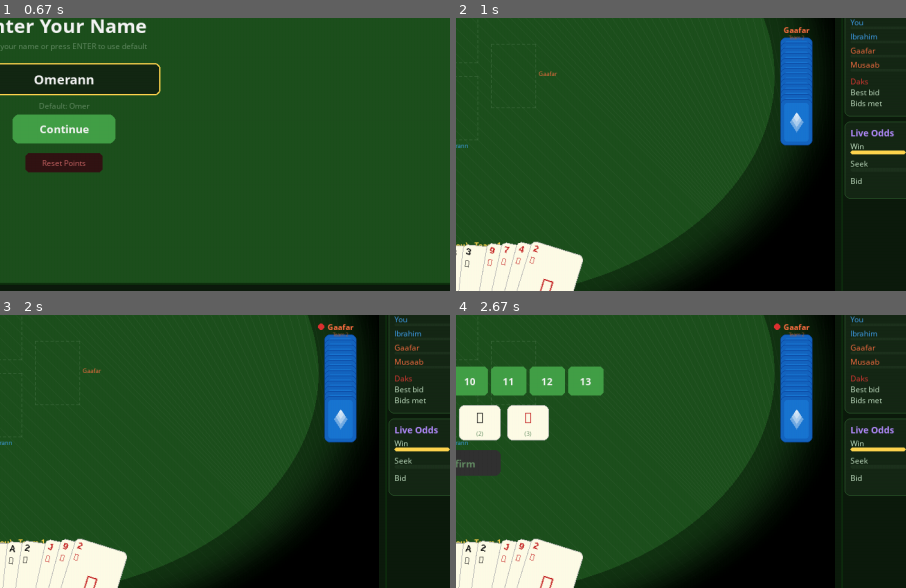
Above: before the commit, frames 1-4 (two rows, left to right).
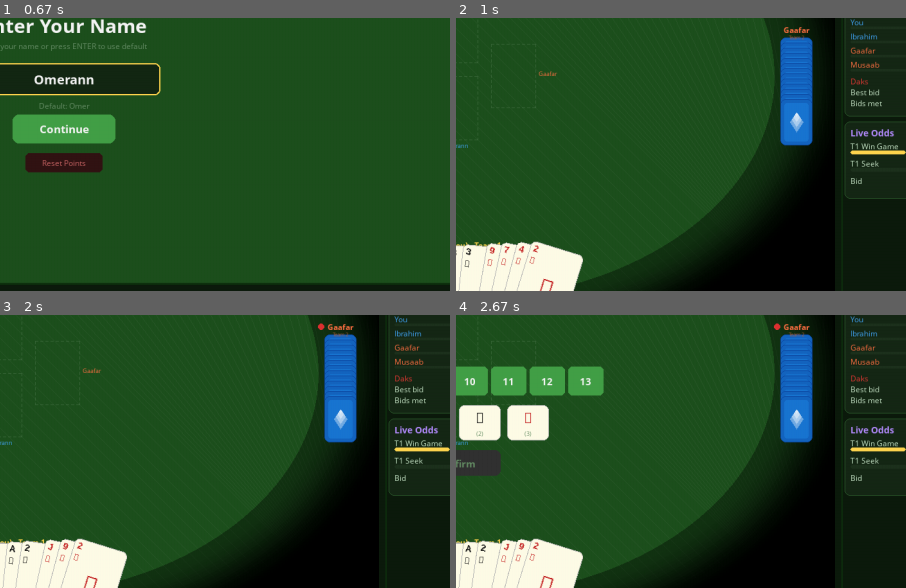
Above: after the commit, the same moments.

Repository: aamagzoub/engineering-intelligence
Game: pygame game, started from gui_pygame/main.py
The game is run twice, just before and just after one commit, with the same random seed, the same clock (stepped at 60 frames per second) and the same inputs.
Inputs (mouse positions are % of the whole screen's width and height, from its top left):
- Up to frame 1 (0.67 s): type "ann" at 0.33 s
- Up to frame 2 (1 s): tap Enter at 0.67 s; click "▶ Start Game" at 0.93 s
- Up to frame 3 (2 s): click "Restart Game" at 1.27 s; click "Continue" at 1.6 s; tap Enter at 1.88 s
- Up to frame 4 (2.67 s): click (45, 76) at 2.27 s; click (47, 33) at 2.6 s
The pictures show only the part of the screen within x 43-93%, y 39-89%; the shares and areas given below are measured in that part.

Frame 1 is identical in both runs. In frame 2, 0.2% of the frame differs, in the area x 87-99%, y 45-55%; in frame 3, 0.2%; in frame 4, 0.2%.

Commit message:
Clarify panel labels: show team/player names in odds and stats

Diff:
--- a/gui_pygame/game_screen.py
+++ b/gui_pygame/game_screen.py
@@ -858,6 +858,10 @@
         bid_met = self.team_tricks[playing_team] >= self.bid_value
         if bid_met:
             self._game_stats["bids_met"] += 1
+            if playing_team == 0:
+                self._game_stats["bids_met_t1"] = self._game_stats.get("bids_met_t1", 0) + 1
+            else:
+                self._game_stats["bids_met_t2"] = self._game_stats.get("bids_met_t2", 0) + 1
             self._stat_highlight_timers["bids_met"] = 30
 
         # Award player points.
@@ -1790,14 +1794,17 @@
 
         # Best bid + bids met (always shown).
         highest_bid = stats.get("highest_bid", 0)
-        bid_text = str(highest_bid) if highest_bid > 0 else "-"
+        bidder = stats.get("highest_bidder")
+        bidder_name = DISPLAY_NAMES.get(bidder, "") if bidder is not None else ""
+        bid_text = f"{highest_bid} ({bidder_name})" if highest_bid > 0 else "-"
         self._draw_stat_row(panel_x, pad + 4, panel_w, y, label_font, value_font,
                             "Best bid", bid_text, TEXT_LIGHT)
         y += 17
 
-        bids_met = stats.get("bids_met", 0)
+        bids_met_t1 = stats.get("bids_met_t1", 0)
+        bids_met_t2 = stats.get("bids_met_t2", 0)
         shotas_played = stats.get("shotas_played", 0)
-        met_text = f"{bids_met}/{shotas_played}" if shotas_played > 0 else "-"
+        met_text = f"T1:{bids_met_t1} T2:{bids_met_t2}" if shotas_played > 0 else "-"
         if "bids_met" in self._stat_highlight_timers:
             a = int(100 * (self._stat_highlight_timers["bids_met"] / 30.0))
             hl = pygame.Surface((inner_w - 8, 17), pygame.SRCALPHA)
@@ -1842,8 +1849,10 @@
         # Win probability bar.
         bar_x = panel_x + pad + 4
         bar_w = inner_w - 8
-        self.screen.blit(label_font.render("Win", True, TEXT_LIGHT), (bar_x, py))
-        pct_surf = value_font.render(f"{win_prob:.0f}%", True, TEAM1_BLUE)
+        win_label = "T1 Win Game" if win_prob >= 50 else "T2 Win Game"
+        win_display_color = TEAM1_BLUE if win_prob >= 50 else TEAM2_ORANGE
+        self.screen.blit(label_font.render(win_label, True, TEXT_LIGHT), (bar_x, py))
+        pct_surf = value_font.render(f"{win_prob:.0f}%", True, win_display_color)
         self.screen.blit(pct_surf, (panel_x + panel_w - pad - 4 - pct_surf.get_width(), py))
         py += 15
         pygame.draw.rect(self.screen, (30, 50, 30), (bar_x, py, bar_w, 6), border_radius=3)
@@ -1868,10 +1877,10 @@
             if self.team_tricks[0] == 0 and self.team_tricks[1] >= 6:
                 t2_seek = min(95, (self.team_tricks[1] / 13.0) ** 3 * 100)
         seek_prob = max(t1_seek, t2_seek)
-        seek_team_label = "T1" if t1_seek >= t2_seek else "T2"
+        seek_team_label = "T1 Seek" if t1_seek >= t2_seek else "T2 Seek"
         seek_color = TEAM1_BLUE if t1_seek >= t2_seek else TEAM2_ORANGE
 
-        self.screen.blit(label_font.render("Seek", True, TEXT_LIGHT), (bar_x, py))
+        self.screen.blit(label_font.render(seek_team_label, True, TEXT_LIGHT), (bar_x, py))
         seek_text = f"{seek_prob:.0f}%" if seek_prob > 0 else "-"
         sk_surf = value_font.render(seek_text, True, seek_color if seek_prob > 0 else TEXT_LIGHT)
         self.screen.blit(sk_surf, (panel_x + panel_w - pad - 4 - sk_surf.get_width(), py))
@@ -1904,7 +1913,9 @@
         elif self.bid_value == 0:
             bid_prob = 0  # No bid yet.
 
-        self.screen.blit(label_font.render("Bid", True, TEXT_LIGHT), (bar_x, py))
+        self.screen.blit(label_font.render(
+            f"Bid ({DISPLAY_NAMES.get(self.shooter_id, '?')})" if self.bid_value > 0 else "Bid",
+            True, TEXT_LIGHT), (bar_x, py))
         bid_pct_text = f"{bid_prob:.0f}%" if self.bid_value > 0 else "-"
         bid_color = HIGHLIGHT_GREEN if bid_prob >= 60 else (TEXT_GOLD if bid_prob >= 40 else BUTTON_RED)
         bp_surf = value_font.render(bid_pct_text, True, bid_color if self.bid_value > 0 else TEXT_LIGHT)
